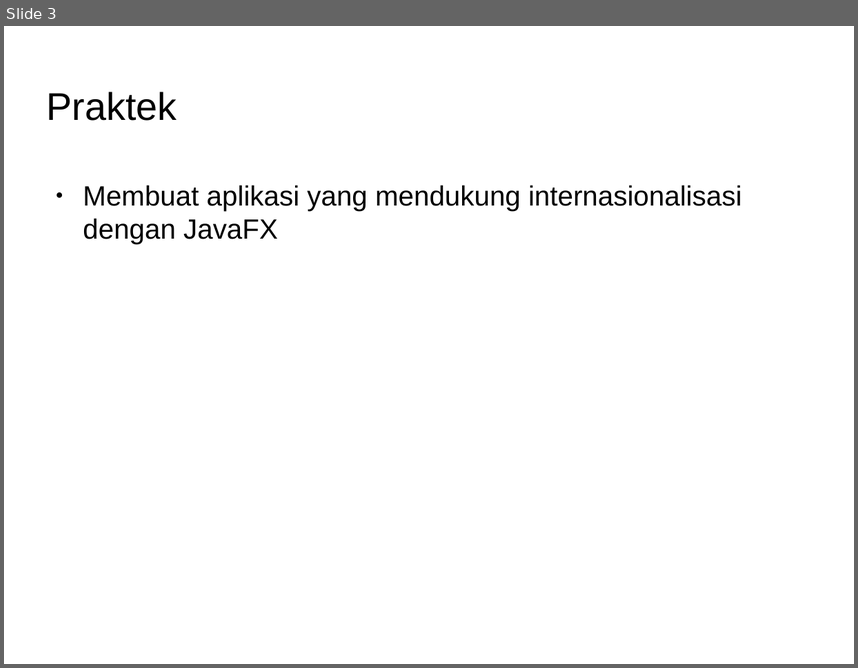
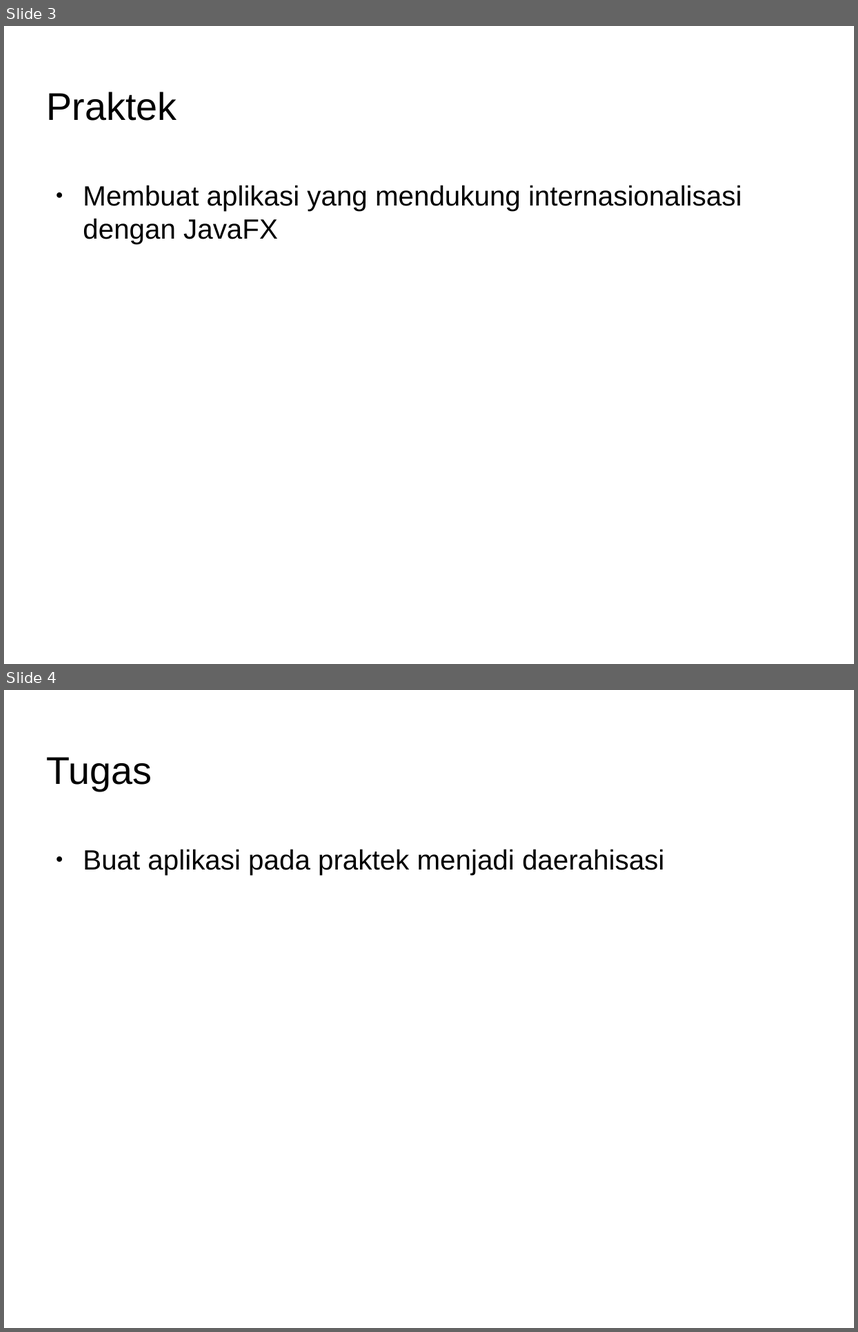
Before and after one commit to Dickyfathur7/pemrograman-komputer-2, a slide deck: 09-internasionalisasi/slide-internasionalisasi.odp. Shown one above the other, each under a label of ours: slide 3 before the commit, slides 3 and 4 after it. The pictures are 858x668 and 858x1332 pixels, drawn with LibreOffice and Linux fonts; fonts in the diff are those of the drawing; background and template pictures are left out. Boxes give left, top, right and bottom in pixels: in the first picture for what was removed or moved away, otherwise in the second. Text is boxed around its words. In the diff, an @@ line names an element or a change of style, - is before the commit and + after.

```diff
--- a/09-internasionalisasi/slide-internasionalisasi.odp
+++ b/09-internasionalisasi/slide-internasionalisasi.odp
@@ slide 4 added at (4,690,854,1328), background picture (left out) @@
@@ title added at (47,757,152,791), 36 pt, text #000000 @@
+Tugas
@@ text added at (83,849,664,875), 26 pt, text #000000 @@
+● Buat aplikasi pada praktek menjadi daerahisasi
```
Also in this commit, not shown: 2 other files.
